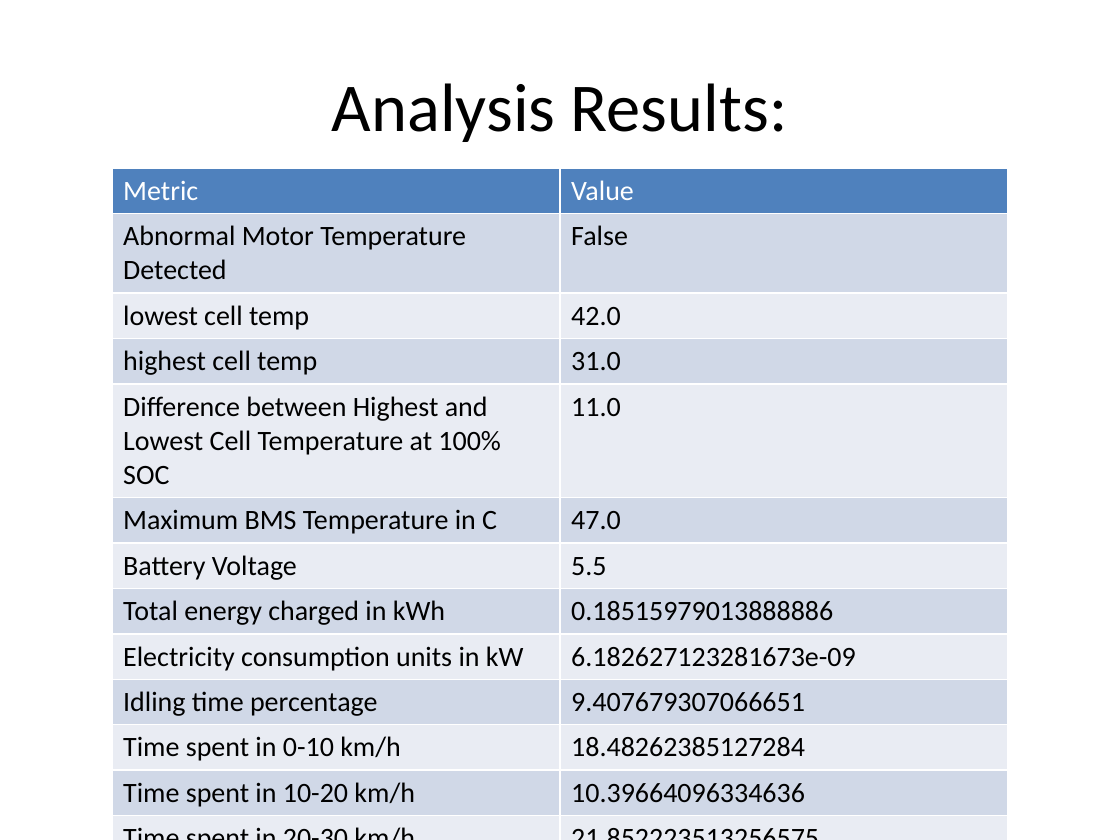
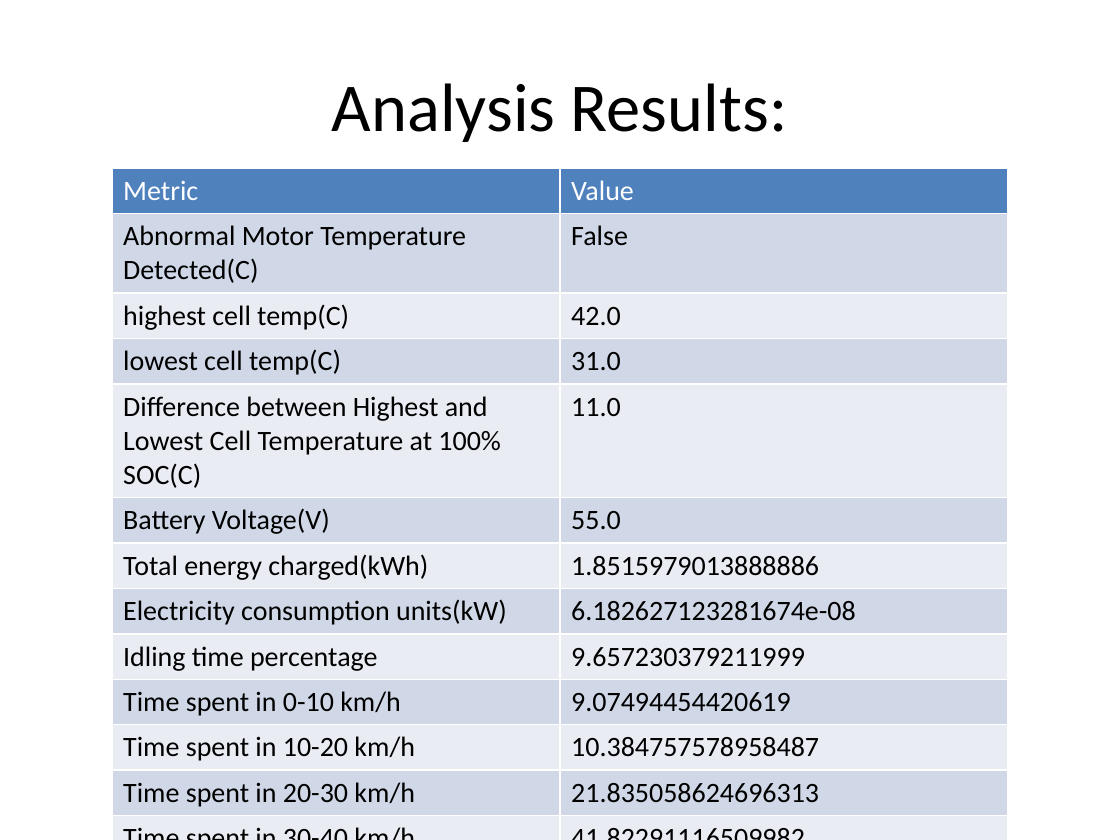
Before and after one commit to annmonrajijames/Automationdashboard, a slide deck: slide 4 of Automationdashboard/MAIN_FOLDER/Automation_Dashboard_Batterywise/V4/D11_03_2024/B3_B05_17.46_20.05/analysis_B3_B05_17.46_20.05.pptx. Drawn at 1120x840 pixels with LibreOffice and Linux fonts; fonts in the diff are those of the drawing. Boxes give left, top, right and bottom in pixels: in the first picture for what was removed or moved away, otherwise in the second. Text is boxed around its words. In the diff, an @@ line names an element or a change of style, - is before the commit and + after.

Commit message:
Segragated each battery data from 3 battery hours Bytebeam data and stored it in a separate excel file!

```diff
--- a/Automationdashboard/MAIN_FOLDER/Automation_Dashboard_Batterywise/V4/D11_03_2024/B3_B05_17.46_20.05/analysis_B3_B05_17.46_20.05.pptx
+++ b/Automationdashboard/MAIN_FOLDER/Automation_Dashboard_Batterywise/V4/D11_03_2024/B3_B05_17.46_20.05/analysis_B3_B05_17.46_20.05.pptx
@@ table at box(112, 168, 1008, 811) @@
-row 2, column 1: Abnormal Motor Temperature Detected
+row 2, column 1: Abnormal Motor Temperature Detected(C)
-row 3, column 1: lowest cell temp
+row 3, column 1: highest cell temp(C)
-row 4, column 1: highest cell temp
+row 4, column 1: lowest cell temp(C)
-row 5, column 1: Difference between Highest and Lowest Cell Temperature at 100% SOC
+row 5, column 1: Difference between Highest and Lowest Cell Temperature at 100% SOC(C)
-row 6, column 1: Maximum BMS Temperature in C
+row 6, column 1: Battery Voltage(V)
-row 6, column 2: 47.0
+row 6, column 2: 55.0
-row 7, column 1: Battery Voltage
+row 7, column 1: Total energy charged(kWh)
-row 7, column 2: 5.5
+row 7, column 2: 1.8515979013888886
-row 8, column 1: Total energy charged in kWh
+row 8, column 1: Electricity consumption units(kW)
-row 8, column 2: 0.18515979013888886
+row 8, column 2: 6.182627123281674e-08
-row 9, column 1: Electricity consumption units in kW
+row 9, column 1: Idling time percentage
-row 9, column 2: 6.182627123281673e-09
+row 9, column 2: 9.657230379211999
-row 10, column 1: Idling time percentage
+row 10, column 1: Time spent in 0-10 km/h
-row 10, column 2: 9.407679307066651
+row 10, column 2: 9.07494454420619
-row 11, column 1: Time spent in 0-10 km/h
+row 11, column 1: Time spent in 10-20 km/h
-row 11, column 2: 18.48262385127284
+row 11, column 2: 10.384757578958487
-row 12, column 1: Time spent in 10-20 km/h
+row 12, column 1: Time spent in 20-30 km/h
-row 12, column 2: 10.39664096334636
+row 12, column 2: 21.835058624696313
-row 13, column 1: Time spent in 20-30 km/h
+row 13, column 1: Time spent in 30-40 km/h
-row 13, column 2: 21.852223513256575
+row 13, column 2: 41.82291116509982
-row 14, column 1: Time spent in 30-40 km/h
+row 14, column 1: Time spent in 40-50 km/h
-row 14, column 2: 41.86648357452202
+row 14, column 2: 6.743160452096757
```
Also in this commit, not shown: 3 other slides changed, 25 other files.
